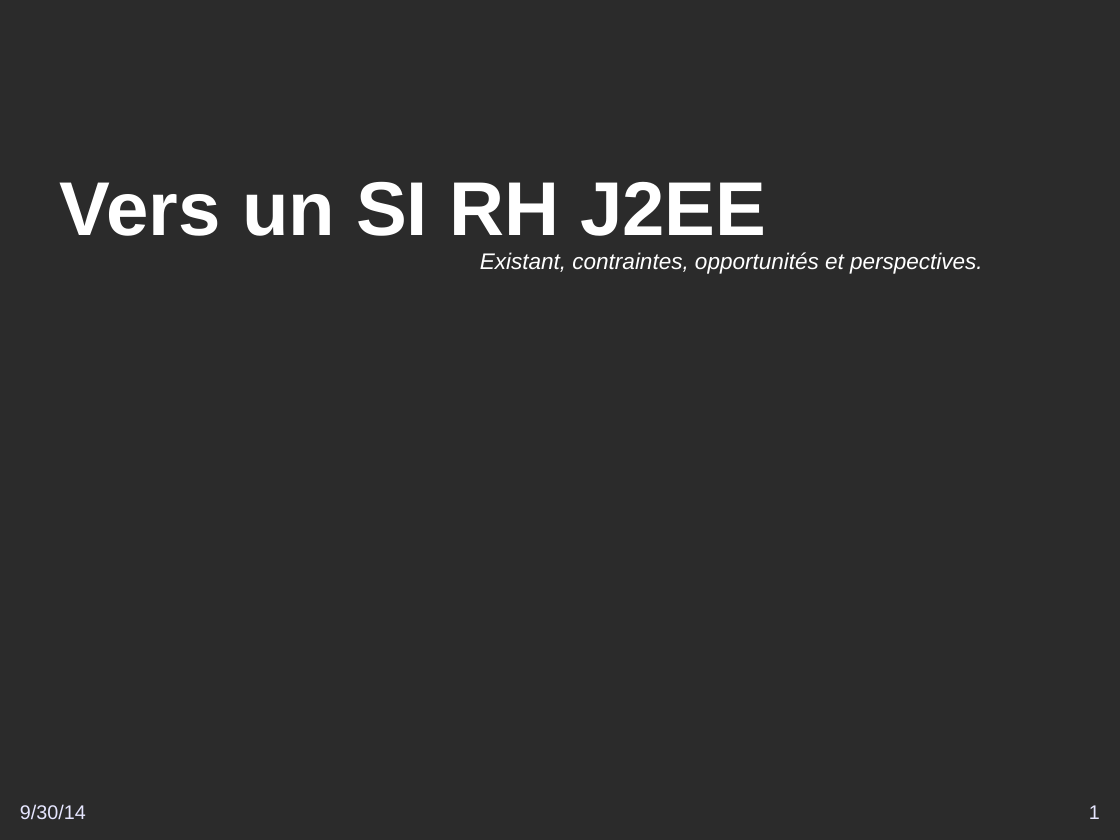
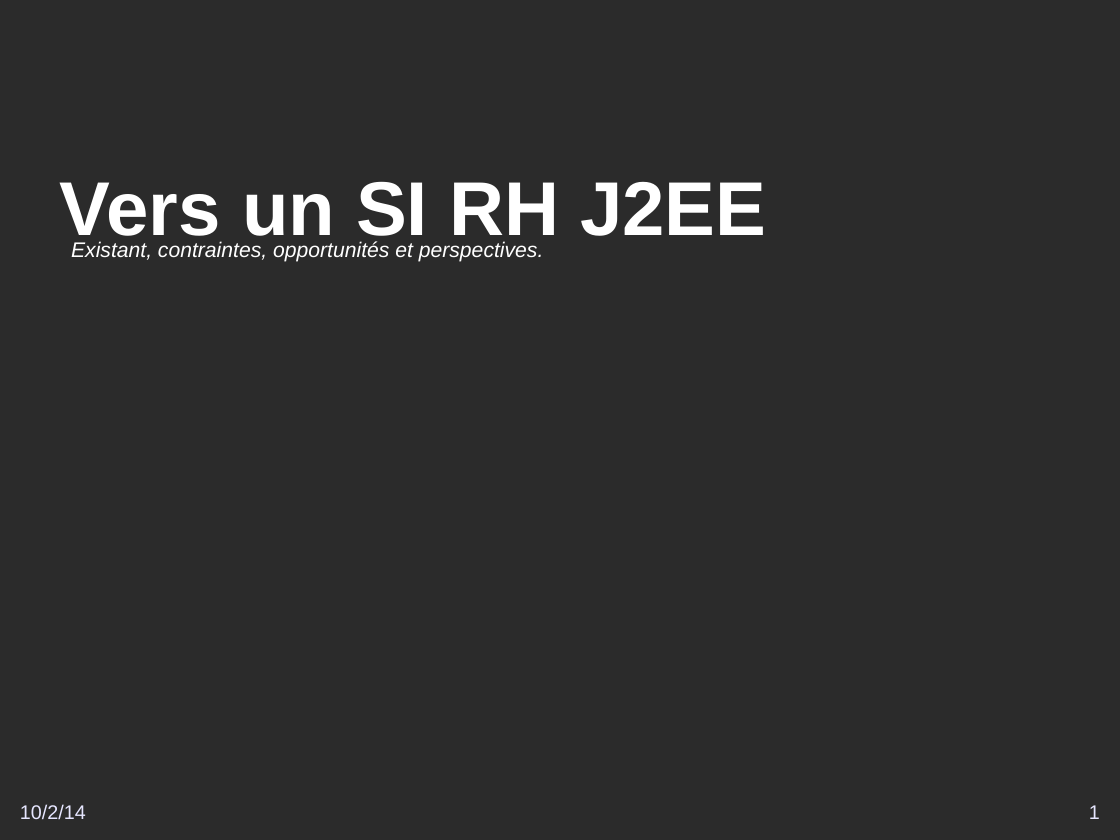
Before and after one commit to DSI-Ville-Noumea/sirh-kiosque-j2ee-old, a slide deck: slide 1 of src/site/resources/Vers_un_Kiosque_RH_J2EE.odp. Drawn at 1120x840 pixels with LibreOffice and Linux fonts; fonts in the diff are those of the drawing; background and template pictures are left out; a plain dark background stands for a picture behind light text. Boxes give left, top, right and bottom in pixels: in the first picture for what was removed or moved away, otherwise in the second. Text is boxed around its words. In the diff, an @@ line names an element or a change of style, - is before the commit and + after.

```diff
--- a/src/site/resources/Vers_un_Kiosque_RH_J2EE.odp
+++ b/src/site/resources/Vers_un_Kiosque_RH_J2EE.odp
@@ subtitle "Existant, contraintes, opportunités et perspectives.": place and size @@
-subtitle "Existant, contraintes, opportunités et perspectives." at [480, 252, 983, 274]
+subtitle "Existant, contraintes, opportunités et perspectives." at [71, 241, 544, 262]
@@ subtitle "Existant, contraintes, opportunités et perspectives." at [71, 241, 544, 262]: size 16 to 15 pt @@
@@ text at [20, 804, 86, 820]: text changed @@
-9/30/14
+10/2/14
```
Also in this commit, not shown: 41 other slides changed, 1 slide added.
